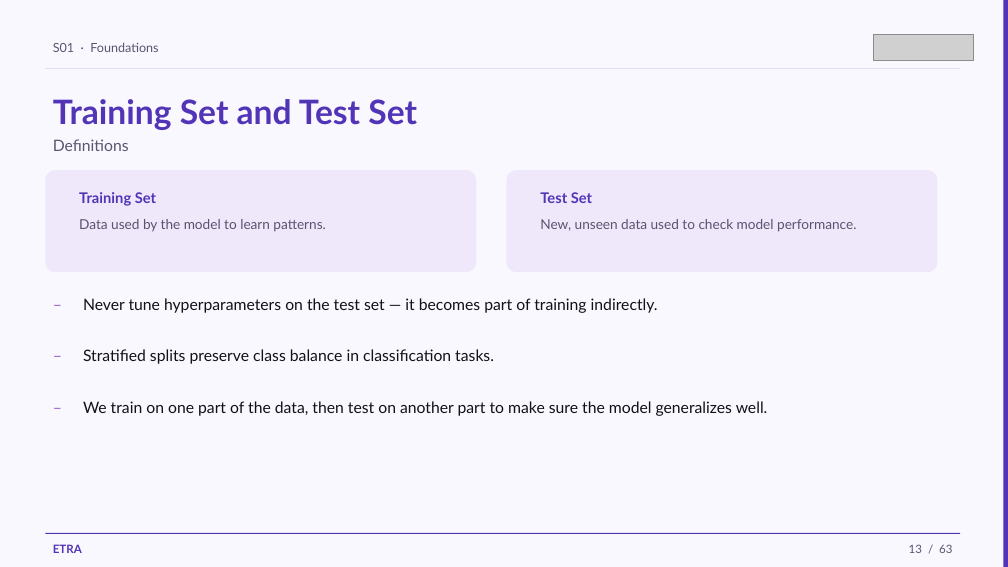
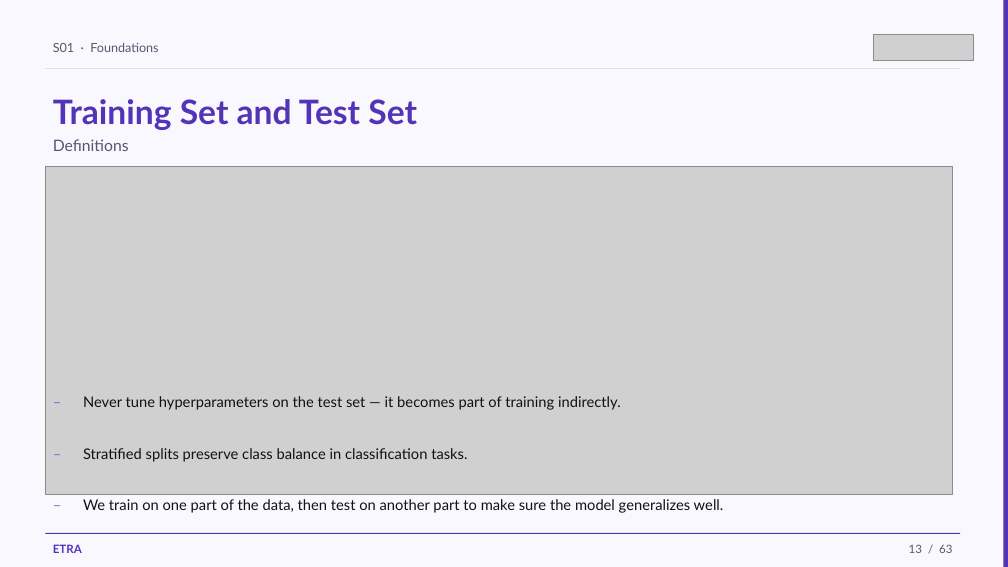
Before and after one commit to iksasa15/AI-ML, a slide deck: slide 13 of web-presentation/pdf-exports/Week1-Session1-Foundations.pptx. Drawn at 1008x567 pixels with LibreOffice and Linux fonts; fonts in the diff are those of the drawing; grey boxes stand for pictures. Boxes give left, top, right and bottom in pixels: in the first picture for what was removed or moved away, otherwise in the second. Text is boxed around its words. In the diff, an @@ line names an element or a change of style, - is before the commit and + after.

```diff
--- a/web-presentation/pdf-exports/Week1-Session1-Foundations.pptx
+++ b/web-presentation/pdf-exports/Week1-Session1-Foundations.pptx
@@ rounded rectangle removed at (45,170,476,272) @@
@@ picture added at (45,166,953,495) @@
@@ rounded rectangle removed at (507,170,938,272) @@
@@ text removed at (79,192,156,206) @@
-Training Set
@@ text removed at (540,192,592,203) @@
-Test Set
@@ text removed at (79,219,325,232) @@
-Data used by the model to learn patterns.
@@ text removed at (540,219,856,232) @@
-New, unseen data used to check model performance.
@@ 4 texts: place and size @@
-4 texts at (45,298,768,416)
+4 texts at (45,396,724,513)
@@ size 15 to 14 pt in 6 elements at (45,389,72,420), (83,448,467,462), (83,499,724,513), (83,396,621,410), (45,441,72,471), (45,492,72,523) @@
@@ text "–": place and size @@
-text "–" at (45,291,72,321)
+text "–" at (45,492,72,523)
```
Also in this commit, not shown: 33 other slides changed, 14 other files.
